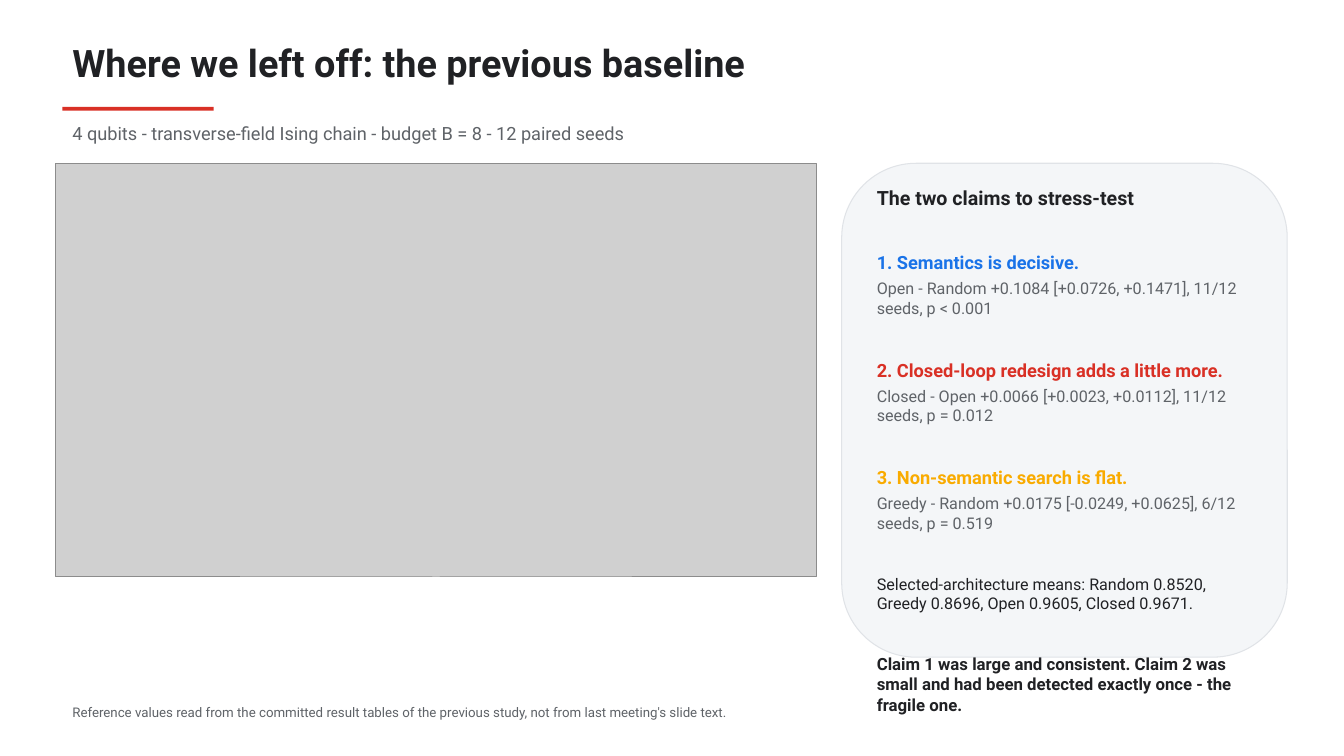
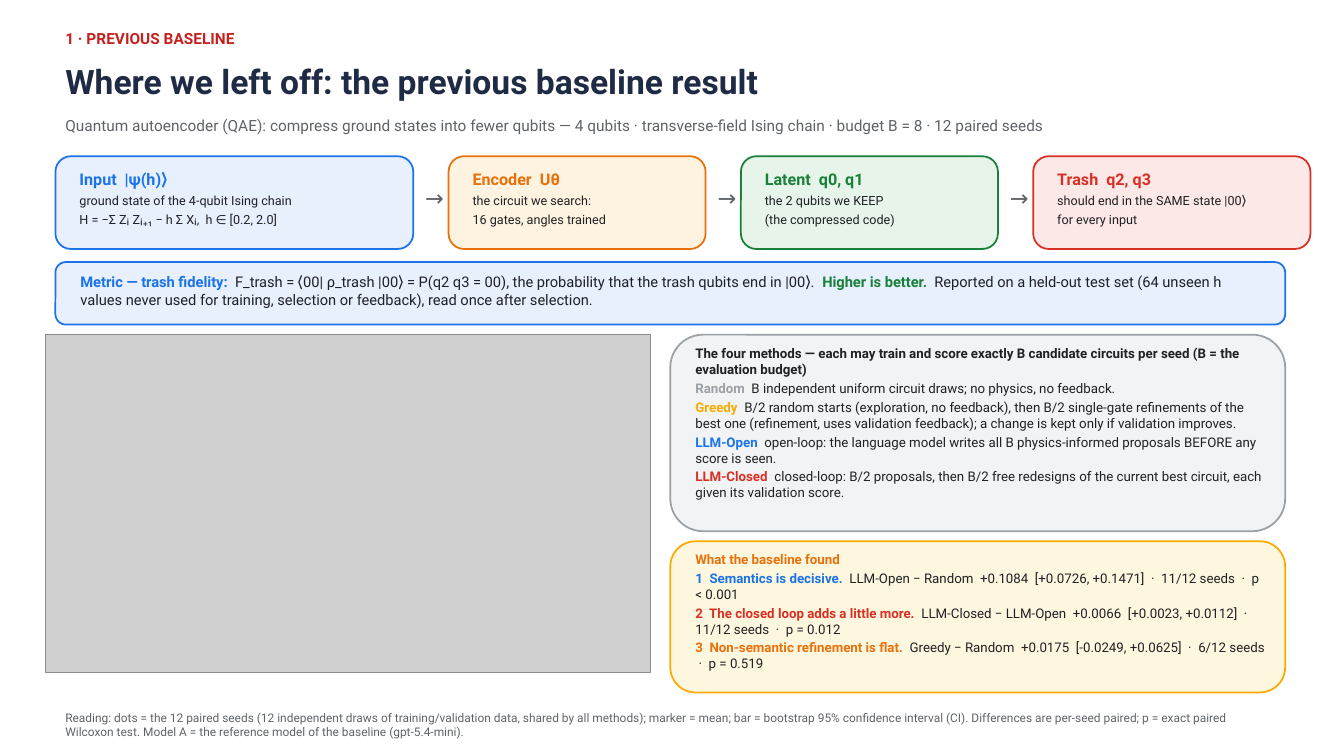
Before and after one commit to dorakingx/llm-vqc, a slide deck: slide 2 of outputs/qae_robustness/deck/20260904_GSoC.pptx. Drawn at 1344x756 pixels with LibreOffice and Linux fonts; fonts in the diff are those of the drawing; grey boxes stand for pictures. Boxes give left, top, right and bottom in pixels: in the first picture for what was removed or moved away, otherwise in the second. Text is boxed around its words. In the diff, an @@ line names an element or a change of style, - is before the commit and + after.

```diff
--- a/outputs/qae_robustness/deck/20260904_GSoC.pptx
+++ b/outputs/qae_robustness/deck/20260904_GSoC.pptx
@@ text added at box(65, 33, 235, 44), 11 pt, text #C5221F, bold @@
+1 · PREVIOUS BASELINE
@@ text at box(65, 68, 757, 101): text changed; size 27 to 24 pt; text colour #202124 to #1F2A44 @@
-Where we left off: the previous baseline
+Where we left off: the previous baseline result
@@ rectangle removed at box(63, 107, 214, 111) @@
@@ text at box(65, 119, 1043, 134): text changed; size 13 to 11 pt @@
-4 qubits - transverse-field Ising chain - budget B = 8 - 12 paired seeds
+Quantum autoencoder (QAE): compress ground states into fewer qubits — 4 qubits · transverse-field Ising chain · budget B = 8 · 12 paired seeds
@@ picture removed at box(55, 163, 817, 577) @@
@@ rounded rectangle added at box(55, 156, 413, 249), fill #E8F0FE, outline #1A73E8 1.25 pt @@
@@ text added at box(79, 172, 291, 227), 9 pt, text #202124 @@
+Input |ψ(h)⟩
+ground state of the 4-qubit Ising chain
+H = −Σ Zᵢ Zᵢ₊₁ − h Σ Xᵢ, h ∈ [0.2, 2.0]
@@ text added at box(415, 179, 446, 220), 16 pt, text #5F6368 @@
+→
@@ rounded rectangle added at box(449, 156, 706, 249), fill #FEF3E0, outline #E8710A 1.25 pt @@
@@ text added at box(473, 173, 606, 227), 9 pt, text #202124 @@
+Encoder Uθ
+the circuit we search:
+16 gates, angles trained
@@ text added at box(708, 179, 738, 220), 16 pt, text #5F6368 @@
+→
@@ rounded rectangle added at box(741, 156, 998, 249), fill #E6F4EA, outline #188038 1.25 pt @@
@@ text added at box(765, 173, 895, 227), 9 pt, text #202124 @@
+Latent q0, q1
+the 2 qubits we KEEP
+(the compressed code)
@@ rounded rectangle removed at box(842, 163, 1288, 657) @@
@@ text added at box(1000, 179, 1030, 220), 16 pt, text #5F6368 @@
+→
@@ rounded rectangle added at box(1033, 156, 1311, 249), fill #FCE8E6, outline #D93025 1.25 pt @@
@@ text added at box(1057, 173, 1246, 227), 9 pt, text #202124 @@
+Trash q2, q3
+should end in the SAME state |00⟩
+for every input
@@ rounded rectangle added at box(55, 262, 1286, 325), fill #E8F0FE, outline #1A73E8 1.25 pt @@
@@ text added at box(80, 275, 1221, 308), 10.5 pt, text #202124 @@
+Metric — trash fidelity: F_trash = ⟨00| ρ_trash |00⟩ = P(q2 q3 = 00), the probability that the trash qubits end in |00⟩. Higher is better. Reported on a held-out test set (64 unseen h values never used for training, selection or feedback), read once after selection.
@@ picture added at box(45, 335, 650, 673) @@
@@ rounded rectangle added at box(670, 335, 1286, 531), fill #F1F3F4, outline #9AA0A6 1.25 pt @@
@@ text added at box(695, 347, 1261, 500), 9.5 pt, text #202124 @@
+The four methods — each may train and score exactly B candidate circuits per seed (B = the evaluation budget)
+Random B independent uniform circuit draws; no physics, no feedback.
+Greedy B/2 random starts (exploration, no feedback), then B/2 single-gate refinements of the best one (refinement, uses validation feedback); a change is kept only if validation improves.
+LLM-Open open-loop: the language model writes all B physics-informed proposals BEFORE any score is seen.
+LLM-Closed closed-loop: B/2 proposals, then B/2 free redesigns of the current best circuit, each given its validation score.
@@ rounded rectangle added at box(670, 541, 1286, 693), fill #FEF7E0, outline #F9AB00 1.25 pt @@
@@ text at box(695, 554, 1264, 671): text changed; size 11.5 to 9.5 pt @@
-The two claims to stress-test
-1. Semantics is decisive.
-Open - Random +0.1084 [+0.0726, +0.1471], 11/12 seeds, p < 0.001
-2. Closed-loop redesign adds a little more.
-Closed - Open +0.0066 [+0.0023, +0.0112], 11/12 seeds, p = 0.012
-3. Non-semantic search is flat.
-Greedy - Random +0.0175 [-0.0249, +0.0625], 6/12 seeds, p = 0.519
-Selected-architecture means: Random 0.8520, Greedy 0.8696, Open 0.9605, Closed 0.9671.
-Claim 1 was large and consistent. Claim 2 was small and had been detected exactly once - the fragile one.
+What the baseline found
+1 Semantics is decisive. LLM-Open − Random +0.1084 [+0.0726, +0.1471] · 11/12 seeds · p < 0.001
+2 The closed loop adds a little more. LLM-Closed − LLM-Open +0.0066 [+0.0023, +0.0112] · 11/12 seeds · p = 0.012
+3 Non-semantic refinement is flat. Greedy − Random +0.0175 [-0.0249, +0.0625] · 6/12 seeds · p = 0.519
@@ text added at box(65, 713, 1226, 739), 8.5 pt, text #5F6368 @@
+Reading: dots = the 12 paired seeds (12 independent draws of training/validation data, shared by all methods); marker = mean; bar = bootstrap 95% confidence interval (CI). Differences are per-seed paired; p = exact paired Wilcoxon test. Model A = the reference model of the baseline (gpt-5.4-mini).
@@ text removed at box(72, 707, 727, 720) @@
-Reference values read from the committed result tables of the previous study, not from last meeting's slide text.
```
Also in this commit, not shown: 2 other slides changed, 7 slides added, 7 slides removed, 20 other files.
